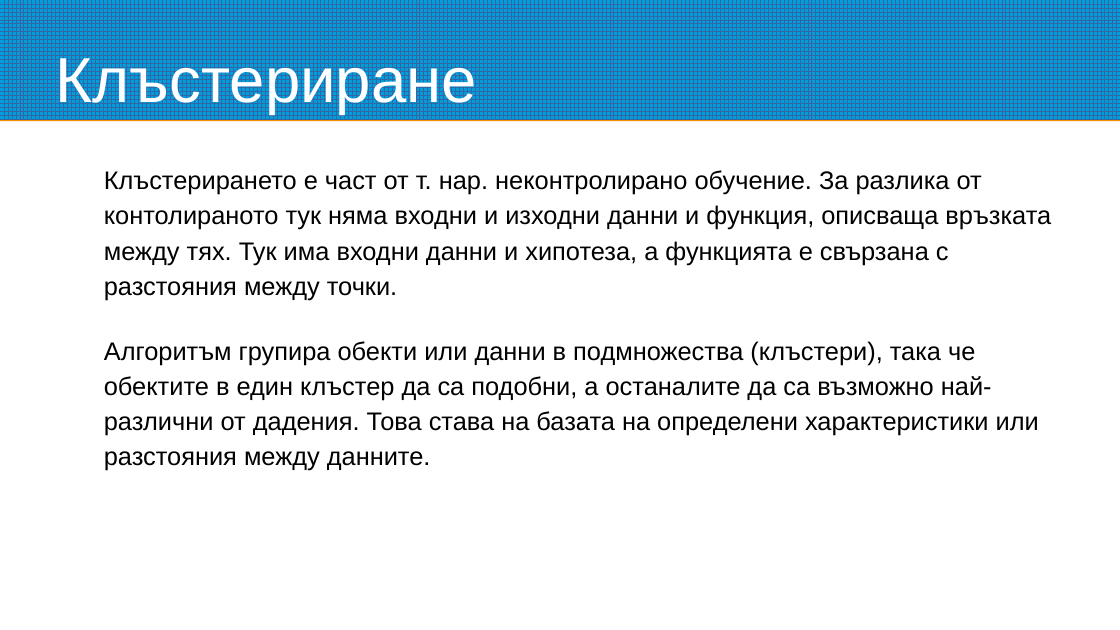
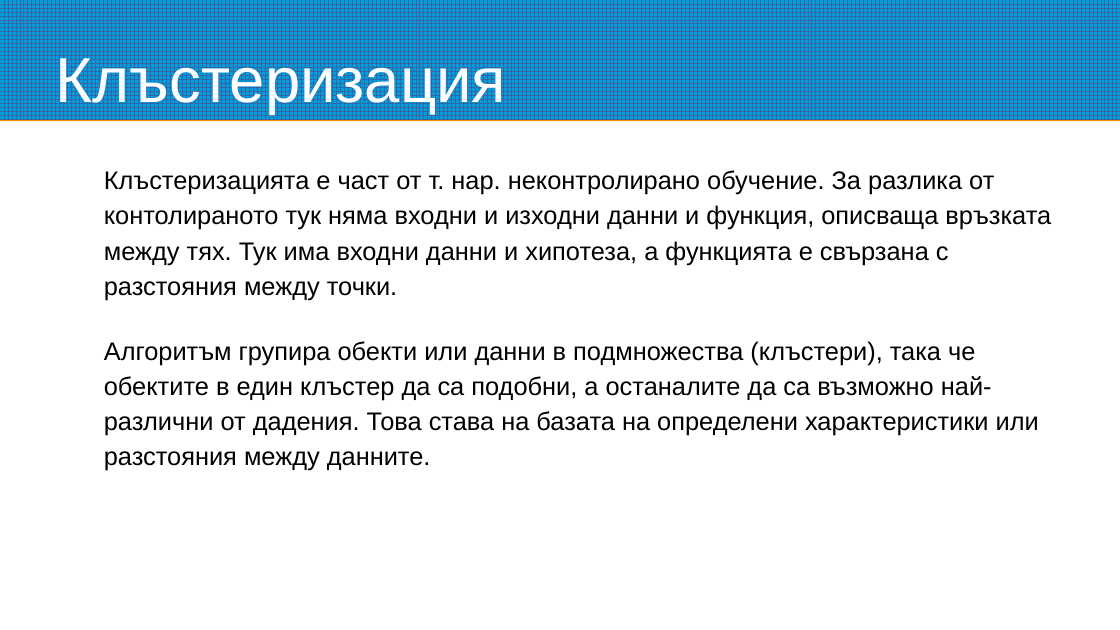
Before and after one commit to nevena-angelova/k-means, a slide deck: slide 2 of K-Means-Presentation.odp. Drawn at 1120x630 pixels with LibreOffice and Linux fonts; fonts in the diff are those of the drawing. Boxes give left, top, right and bottom in pixels: in the first picture for what was removed or moved away, otherwise in the second. Text is boxed around its words. In the diff, an @@ line names an element or a change of style, - is before the commit and + after.

```diff
--- a/K-Means-Presentation.odp
+++ b/K-Means-Presentation.odp
@@ title at [56,52,506,114]: text changed @@
-Клъстериране
+Клъстеризация
@@ text at [104,170,1051,300]: text changed @@
-Клъстерирането е част от т. нар. неконтролирано обучение. За разлика от контолираното тук няма входни и изходни данни и функция, описваща връзката между тях. Тук има входни данни и хипотеза, а функцията е свързана с разстояния между точки.
+Клъстеризацията е част от т. нар. неконтролирано обучение. За разлика от контолираното тук няма входни и изходни данни и функция, описваща връзката между тях. Тук има входни данни и хипотеза, а функцията е свързана с разстояния между точки.
```
Also in this commit, not shown: 2 other slides changed, 4 other files.
